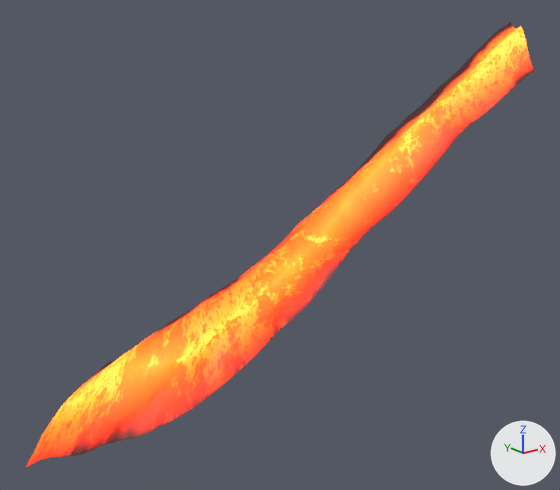
The glTF model flow_0_3.glb, before and after one commit.
One viewpoint serves both versions: a camera (50 mm lens) standing at (-90.2, 5.7, 28.4) and looking at (-70.4, 30.4, 18.5). Arrows for +X, +Y and +Z are at lower right; the lights stay in place. The picture after the commit comes second.
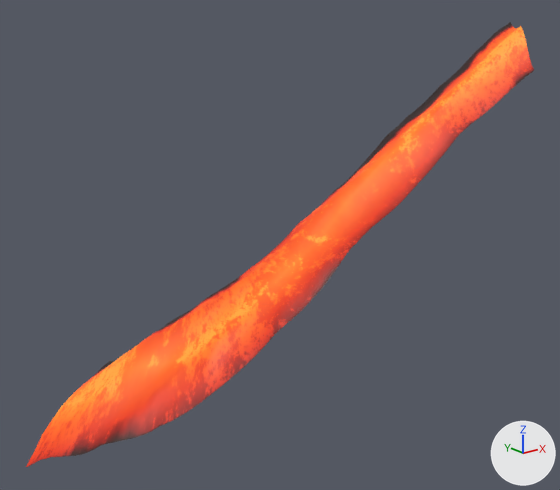
Location of each change, [x1, y1, x2, y2] in pixels of the pictures (560 x 490 px):
'Mesh_0', surface changed: [26, 22, 534, 467] in both

Diff of the bpy script that builds the scene:
```diff
--- a/flow_0_3.glb.py
+++ b/flow_0_3.glb.py
@@ mat_material_0 @@
 n0 = _N.new('ShaderNodeBsdfPrincipled'); n0.name = 'Principled BSDF'
 n0.inputs[2].default_value = 0.55  # 'Roughness'
-n0.inputs[28].default_value = 2.6  # 'Emission Strength'
+n0.inputs[28].default_value = 1.0  # 'Emission Strength'
 n1 = _N.new('ShaderNodeOutputMaterial'); n1.name = 'Material Output'
```
